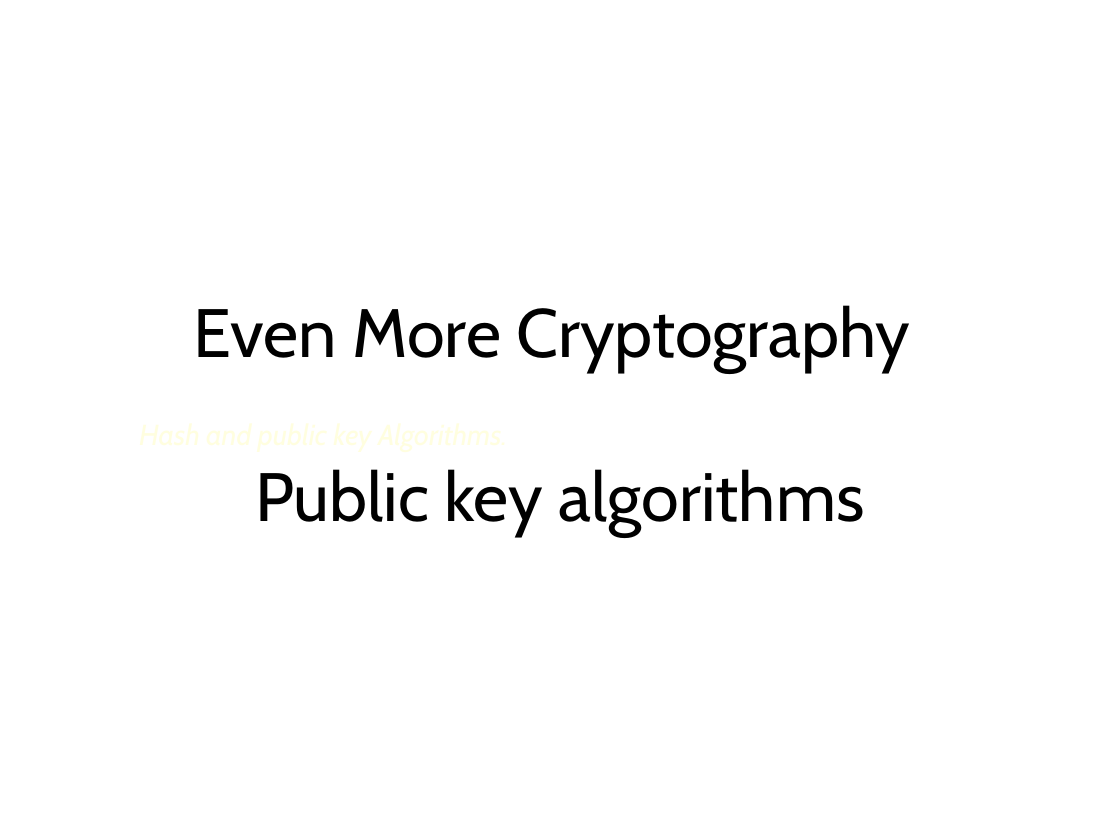
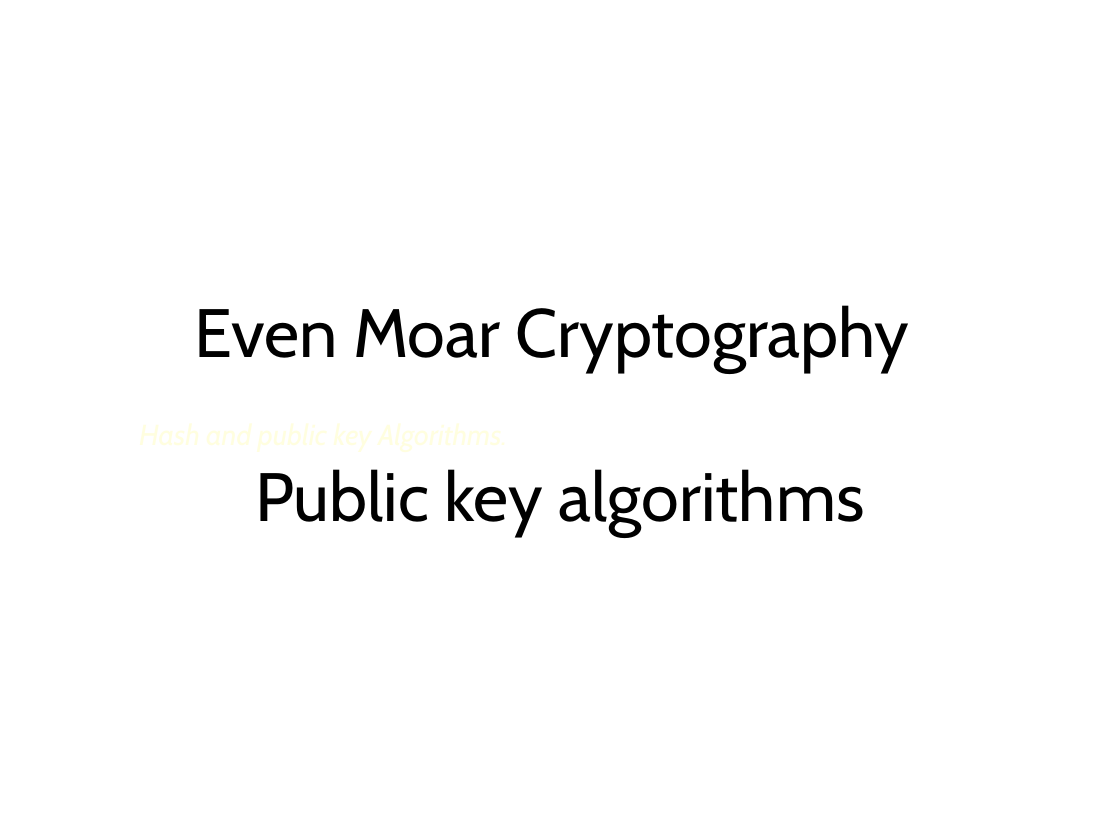
Before and after one commit to sftcd/cs7053, a slide deck: slide 111 of 2022lectures/04-crypto.odp. Drawn at 1120x840 pixels with LibreOffice and Linux fonts; fonts in the diff are those of the drawing. Boxes give left, top, right and bottom in pixels: in the first picture for what was removed or moved away, otherwise in the second. Text is boxed around its words. In the diff, an @@ line names an element or a change of style, - is before the commit and + after.

```diff
--- a/2022lectures/04-crypto.odp
+++ b/2022lectures/04-crypto.odp
@@ title at box(195, 305, 910, 536): text changed @@
-Even More Cryptography
-Public key algorithms
+Even Moar Cryptography
+Public key algorithms
```
Also in this commit, not shown: 21 other slides changed.
